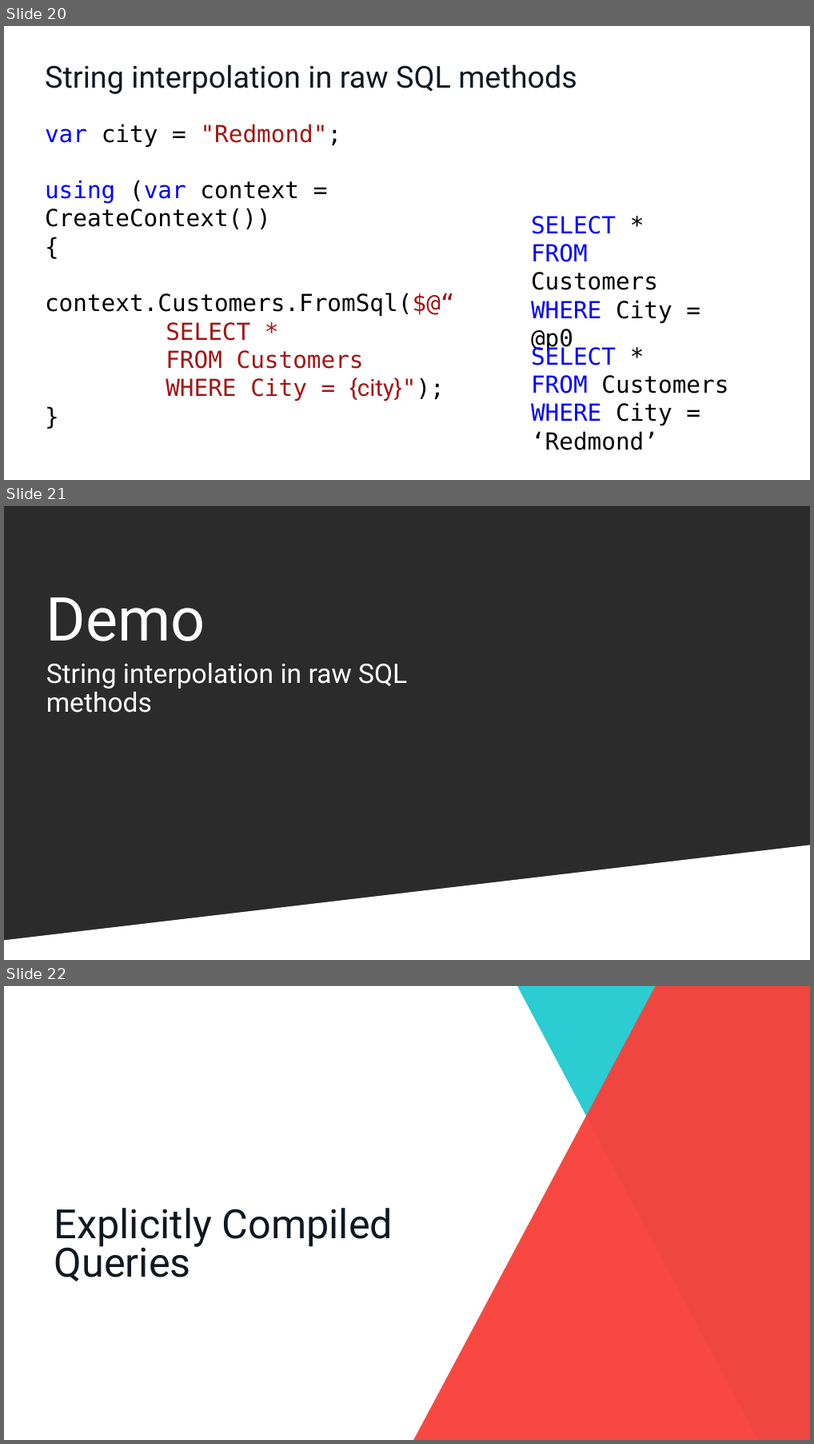
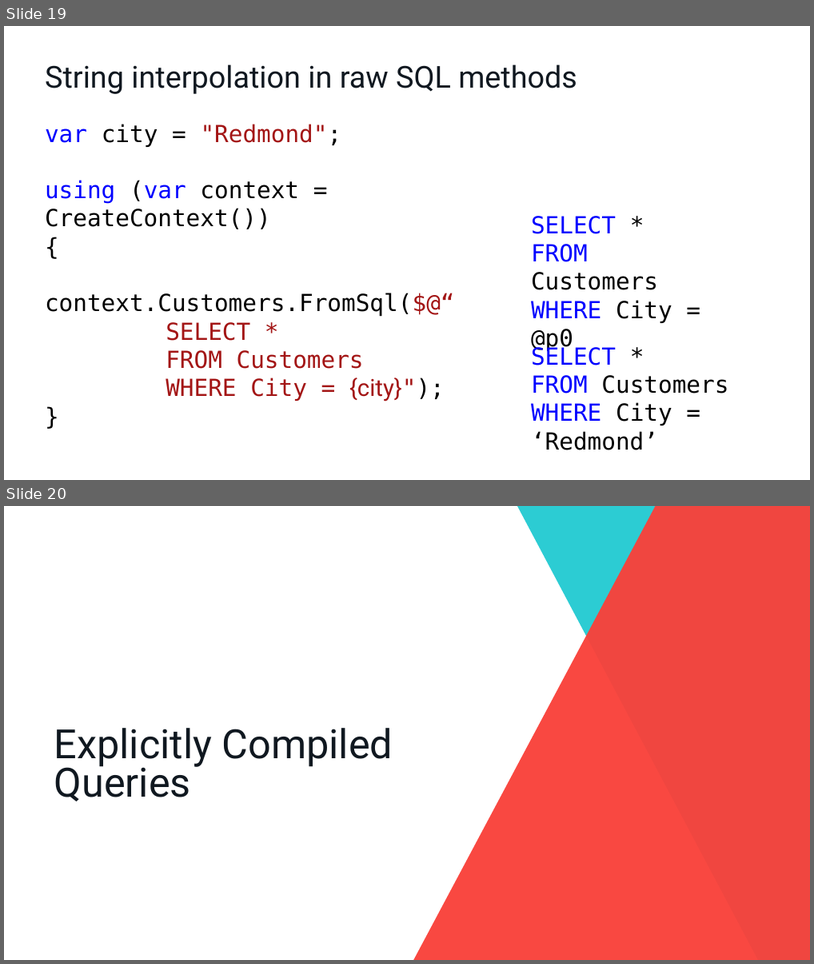
Before and after one commit to cwoodruff/EFCore21Demos, a slide deck: What’s new in Entity Framework Core 2.2.pptx. Shown one above the other, each under a label of ours: slides 20, 21 and 22 before the commit, slides 19 and 20 after it. The pictures are 814x1444 and 814x964 pixels, drawn with LibreOffice and Linux fonts; fonts in the diff are those of the drawing; background and template pictures are left out; a plain dark background stands for a picture behind light text. Boxes give left, top, right and bottom in pixels: in the first picture for what was removed or moved away, otherwise in the second. Text is boxed around its words. In the diff, an @@ line names an element or a change of style, - is before the commit and + after.

```diff
--- a/What’s new in Entity Framework Core 2.2.pptx
+++ b/What’s new in Entity Framework Core 2.2.pptx
@@ slide 21 removed at (4,506,810,960), background picture (left out) @@
@@ title removed at (46,597,206,641) @@
-Demo
@@ subtitle removed at (46,662,407,712) @@
-String interpolation in raw SQL methods
@@ freeform shape removed at (4,844,810,960) @@
@@ what was slide 20 is now slide 19 @@
@@ what was slide 22 is now slide 20 @@
```
Also in this commit, not shown: 1 slide changed, 7 other slides removed.
